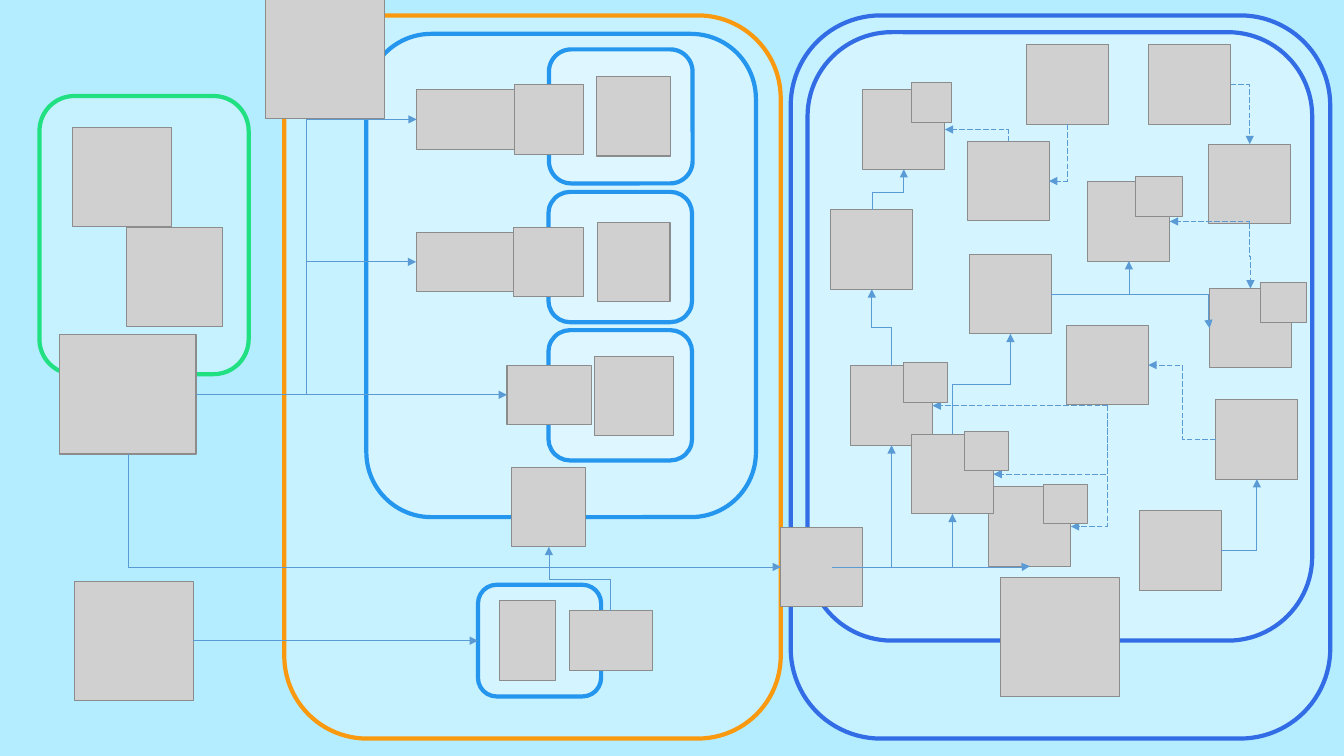
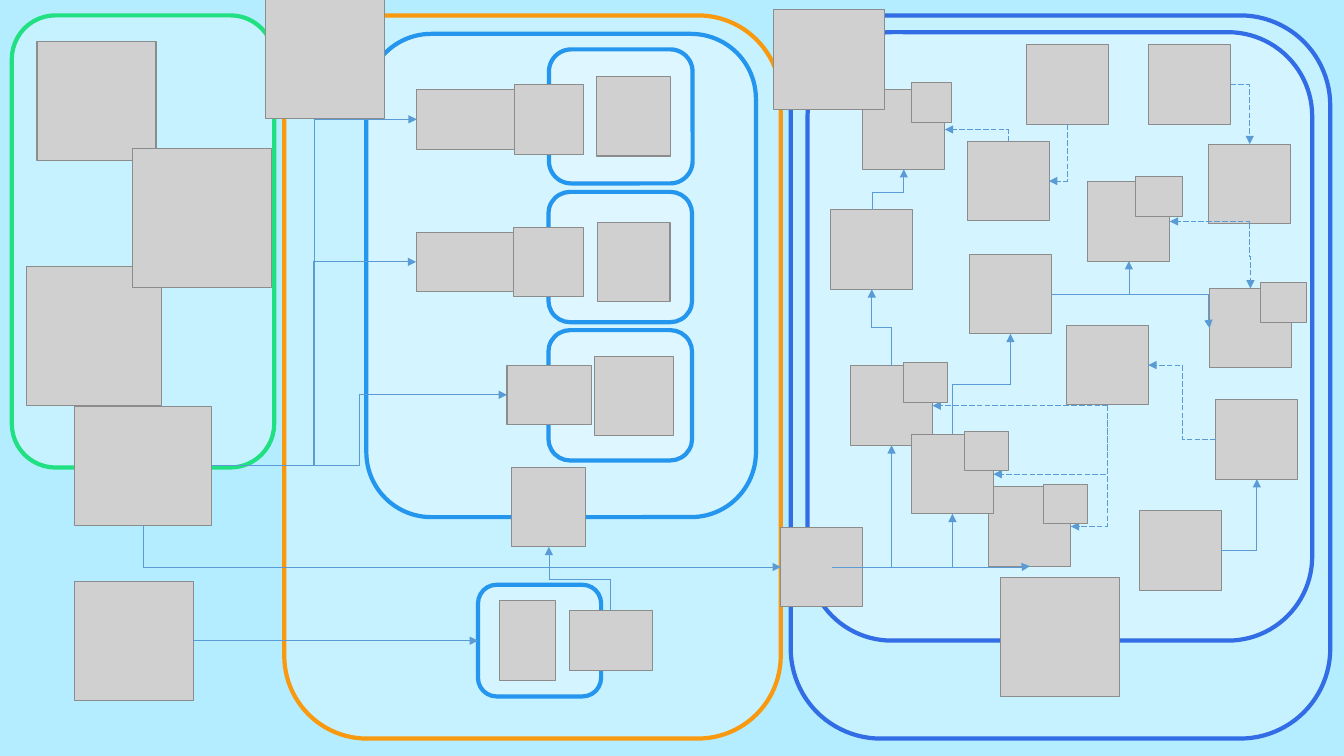
Before and after one commit to eunbicho/mmARt, a slide deck: slide 19 of A405최종발표.pptx (slide 14 before the commit). Drawn at 1344x756 pixels with LibreOffice and Linux fonts; fonts in the diff are those of the drawing; grey boxes stand for pictures; background and template pictures are left out. Boxes give left, top, right and bottom in pixels: in the first picture for what was removed or moved away, otherwise in the second. Text is boxed around its words. In the diff, an @@ line names an element or a change of style, - is before the commit and + after.

```diff
--- a/A405최종발표.pptx
+++ b/A405최종발표.pptx
@@ rounded rectangle: place and size @@
-rounded rectangle at <box>39,96,249,374</box>
+rounded rectangle at <box>12,15,274,468</box>
@@ picture added at <box>773,10,884,109</box> @@
@@ picture: place and size @@
-picture at <box>73,127,171,226</box>
+picture at <box>37,41,156,160</box>
@@ elbow arrow moved from (196, 394) - (416, 119) to (212, 466) - (416, 119) @@
@@ picture added at <box>132,149,271,288</box> @@
@@ picture: place and size @@
-picture at <box>126,228,223,327</box>
+picture at <box>26,267,161,406</box>
@@ elbow arrow moved from (196, 394) - (416, 262) to (212, 466) - (416, 262) @@
@@ picture: place and size @@
-picture at <box>59,335,196,454</box>
+picture at <box>75,406,211,525</box>
@@ elbow arrow moved from (196, 394) - (507, 395) to (212, 466) - (507, 395) @@
@@ elbow arrow moved from (128, 454) - (781, 567) to (143, 525) - (781, 567) @@
```
Also in this commit, not shown: 5 other slides changed, 5 slides added, 3 slides removed.
